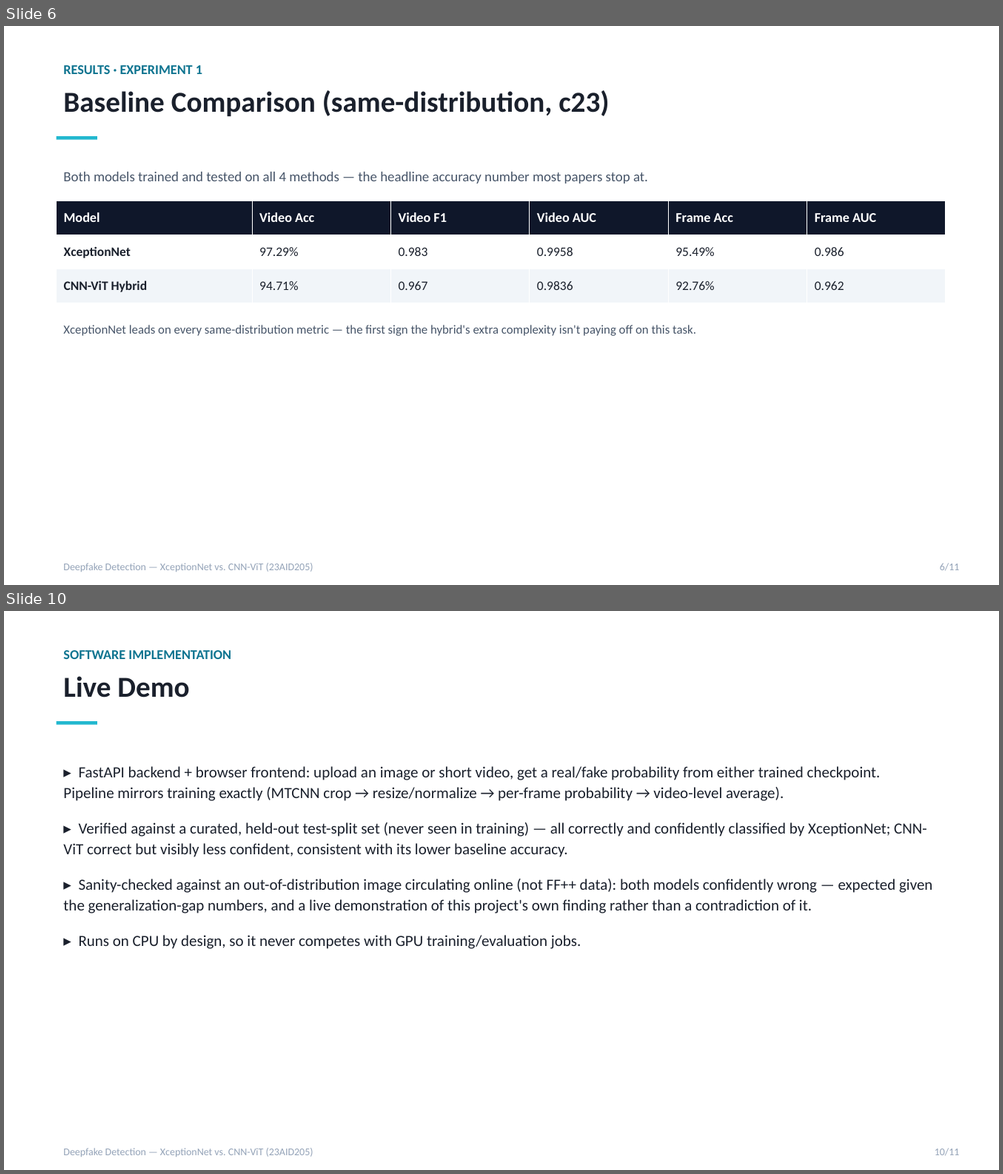
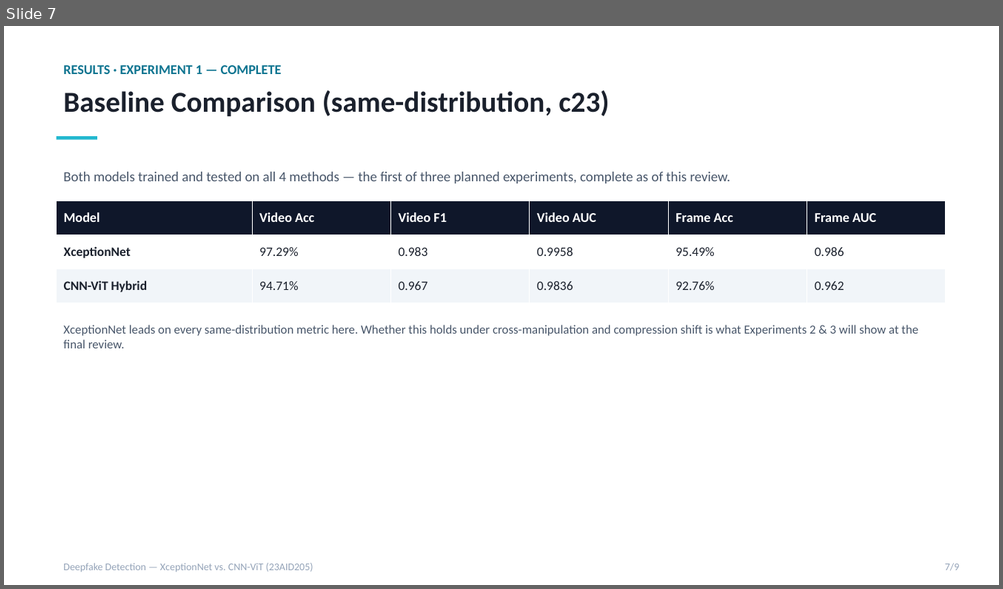
Before and after one commit to DUNE-ODYSSEY/deepfake-detection, a slide deck: docs/mid_review_update.pptx. Shown one above the other, each under a label of ours: slides 6 and 10 before the commit, slide 7 after it; the slides between them are not shown. The pictures are 1003x1174 and 1003x589 pixels, drawn with LibreOffice and Linux fonts; fonts in the diff are those of the drawing. Boxes give left, top, right and bottom in pixels: in the first picture for what was removed or moved away, otherwise in the second. Text is boxed around its words. In the diff, an @@ line names an element or a change of style, - is before the commit and + after.

```diff
--- a/docs/mid_review_update.pptx
+++ b/docs/mid_review_update.pptx
@@ slide 10 removed at bbox=[4, 611, 999, 1170], background #FFFFFF @@
@@ text removed at bbox=[63, 650, 231, 659] @@
-SOFTWARE IMPLEMENTATION
@@ text removed at bbox=[63, 676, 189, 698] @@
-Live Demo
@@ rectangle removed at bbox=[57, 721, 97, 724] @@
@@ text removed at bbox=[63, 766, 932, 949] @@
-▸ FastAPI backend + browser frontend: upload an image or short video, get a real/fake probability from either trained checkpoint. Pipeline mirrors training exactly (MTCNN crop → resize/normalize → per-frame probability → video-level average).
-▸ Verified against a curated, held-out test-split set (never seen in training) — all correctly and confidently classified by XceptionNet; CNN-ViT correct but visibly less confident, consistent with its lower baseline accuracy.
-▸ Sanity-checked against an out-of-distribution image circulating online (not FF++ data): both models confidently wrong — expected given the generalization-gap numbers, and a live demonstration of this project's own finding rather than a contradiction of it.
-▸ Runs on CPU by design, so it never competes with GPU training/evaluation jobs.
@@ text removed at bbox=[63, 1148, 313, 1157] @@
-Deepfake Detection — XceptionNet vs. CNN-ViT (23AID205)
@@ text removed at bbox=[934, 1148, 959, 1156] @@
-10/11
@@ what was slide 6 is now slide 7 @@
@@ slide 7 changed as well @@
@@ text at bbox=[63, 65, 282, 74]: text changed @@
-RESULTS · EXPERIMENT 1
+RESULTS · EXPERIMENT 1 — COMPLETE
@@ text at bbox=[63, 172, 731, 184]: text changed @@
-Both models trained and tested on all 4 methods — the headline accuracy number most papers stop at.
+Both models trained and tested on all 4 methods — the first of three planned experiments, complete as of this review.
@@ text at bbox=[63, 325, 918, 349]: text changed @@
-XceptionNet leads on every same-distribution metric — the first sign the hybrid's extra complexity isn't paying off on this task.
+XceptionNet leads on every same-distribution metric here. Whether this holds under cross-manipulation and compression shift is what Experiments 2 & 3 will show at the final review.
@@ text at bbox=[945, 563, 959, 571]: text changed @@
-6/11
+7/9
```
Also in this commit, not shown: 6 other slides changed, 2 slides added, 3 other slides removed, 4 other files.
